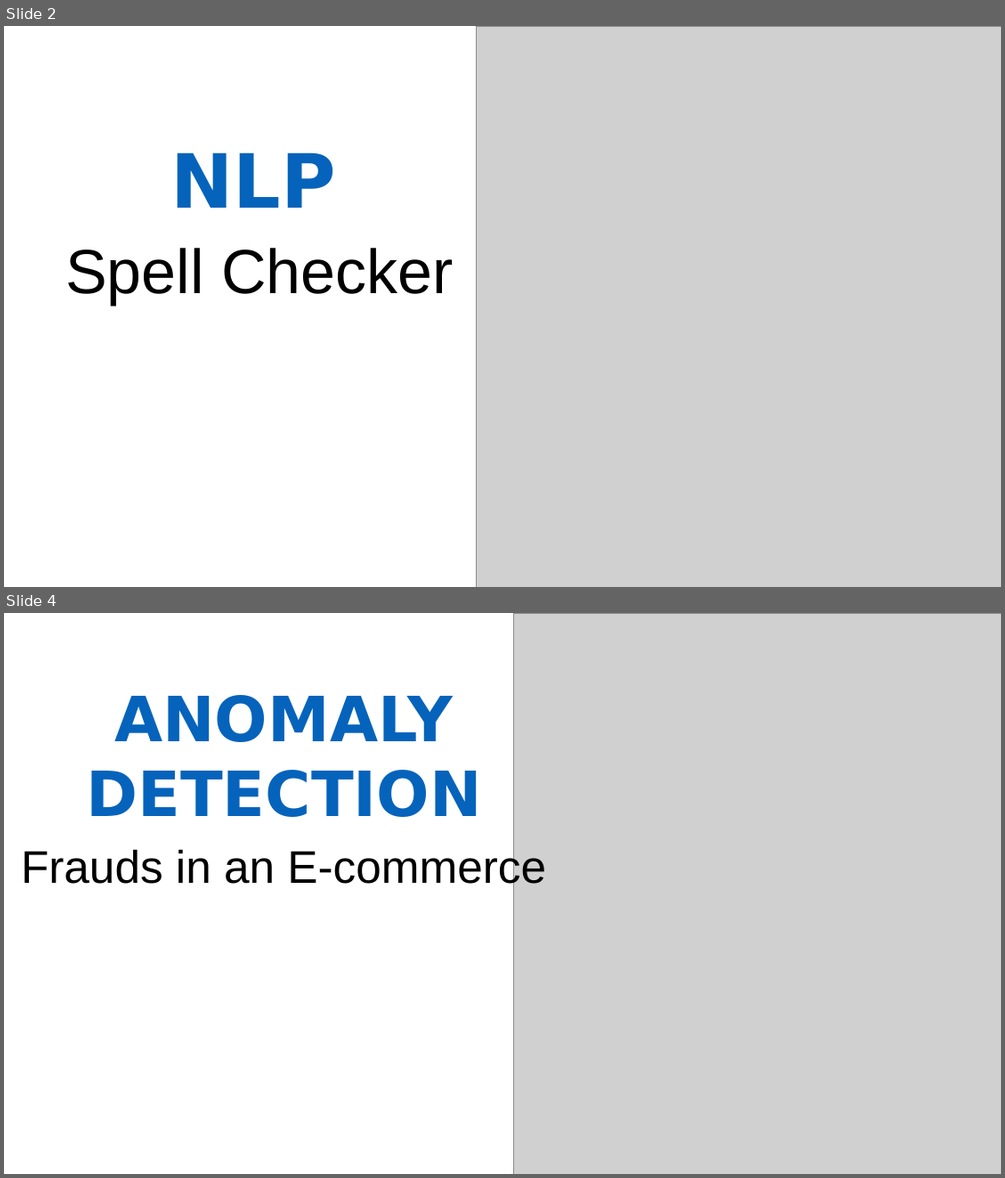
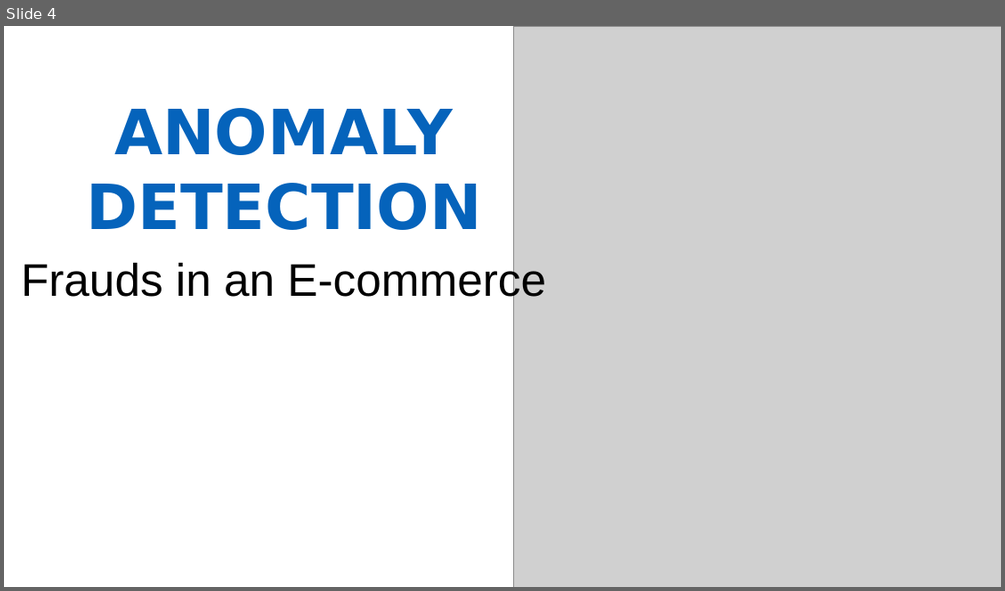
Before and after one commit to diassmatheus/es, a slide deck: assets/img/portfolio/cards-portifolio.pptx. Shown one above the other, each under a label of ours: slides 2 and 4 before the commit, slide 4 after it; the slides between them are not shown. The pictures are 1005x1178 and 1005x591 pixels, drawn with LibreOffice and Linux fonts; fonts in the diff are those of the drawing; grey boxes stand for pictures. Boxes give left, top, right and bottom in pixels: in the first picture for what was removed or moved away, otherwise in the second. Text is boxed around its words. In the diff, an @@ line names an element or a change of style, - is before the commit and + after.

```diff
--- a/assets/img/portfolio/cards-portifolio.pptx
+++ b/assets/img/portfolio/cards-portifolio.pptx
@@ slide 2 removed at <box>4,26,1001,587</box>, background #FFFFFF @@
@@ picture removed at <box>476,26,1001,587</box> @@
@@ text removed at <box>170,152,335,208</box> @@
-NLP
@@ text removed at <box>65,248,453,305</box> @@
-Spell Checker
```
Also in this commit, not shown: 1 slide changed, 2 slides added, 1 other slide removed, 7 other files.
